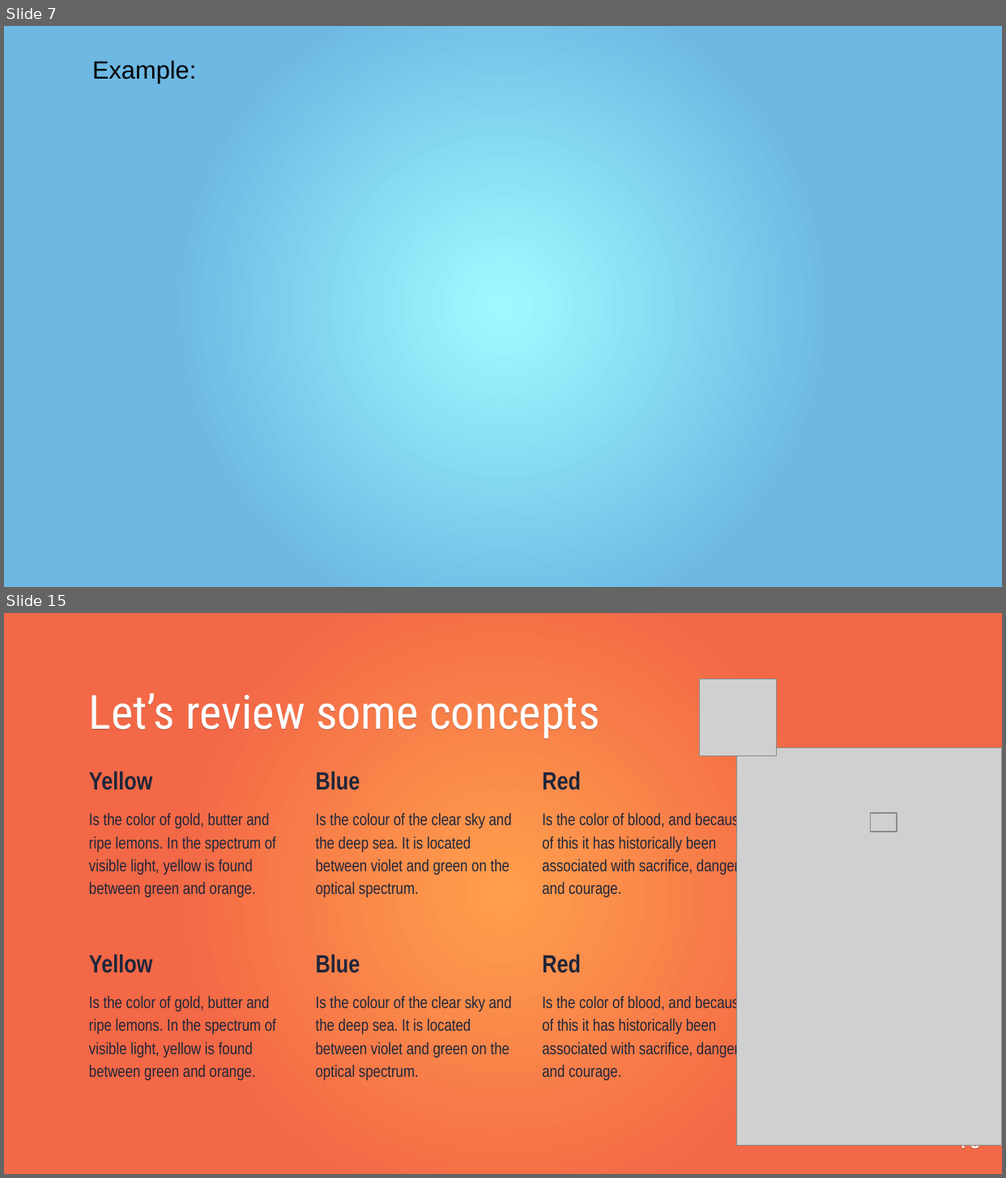
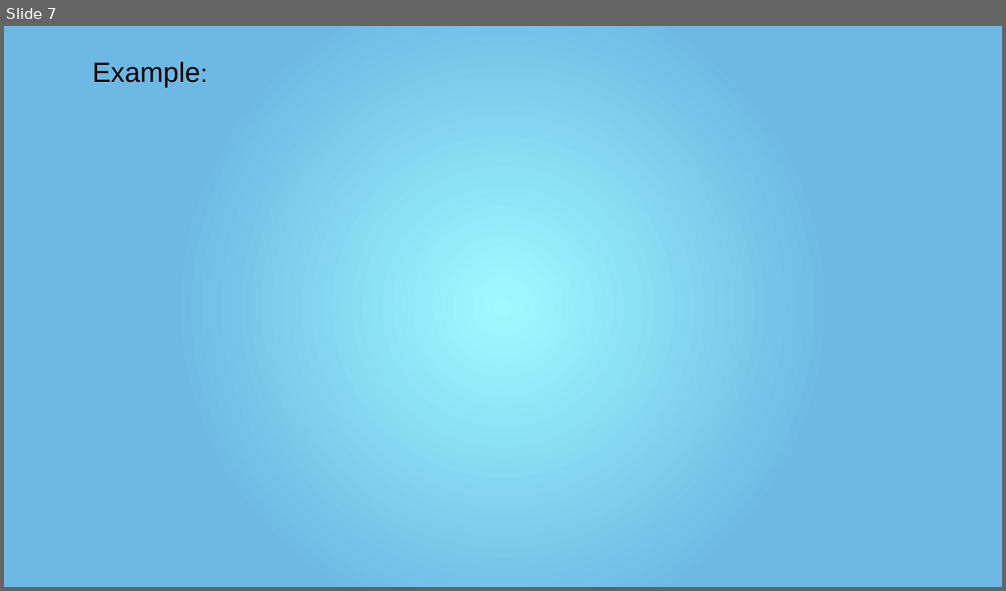
Before and after one commit to mr-speedster/seminar-presentation, a slide deck: Presentation.pptx. Shown one above the other, each under a label of ours: slides 7 and 15 before the commit, slide 7 after it; the slides between them are not shown. The pictures are 1006x1178 and 1006x591 pixels, drawn with LibreOffice and Linux fonts; fonts in the diff are those of the drawing; grey boxes stand for pictures. Boxes give left, top, right and bottom in pixels: in the first picture for what was removed or moved away, otherwise in the second. Text is boxed around its words. In the diff, an @@ line names an element or a change of style, - is before the commit and + after.

```diff
--- a/Presentation.pptx
+++ b/Presentation.pptx
@@ slide 15 removed at bbox=[4, 613, 1002, 1174], background gradient #FF9F4D to #F36846 @@
@@ picture removed at bbox=[700, 679, 777, 756] @@
@@ text removed at bbox=[89, 693, 599, 739] @@
-Let’s review some concepts
@@ picture removed at bbox=[736, 747, 1002, 1146] @@
@@ text removed at bbox=[89, 771, 276, 898] @@
-Yellow
-Is the color of gold, butter and ripe lemons. In the spectrum of visible light, yellow is found between green and orange.
@@ text removed at bbox=[316, 771, 512, 898] @@
-Blue
-Is the colour of the clear sky and the deep sea. It is located between violet and green on the optical spectrum.
@@ text removed at bbox=[542, 771, 747, 898] @@
-Red
-Is the color of blood, and because of this it has historically been associated with sacrifice, danger and courage.
@@ picture removed at bbox=[870, 814, 896, 833] @@
@@ text removed at bbox=[89, 954, 276, 1081] @@
-Yellow
-Is the color of gold, butter and ripe lemons. In the spectrum of visible light, yellow is found between green and orange.
@@ text removed at bbox=[316, 954, 512, 1081] @@
-Blue
-Is the colour of the clear sky and the deep sea. It is located between violet and green on the optical spectrum.
@@ text removed at bbox=[542, 954, 747, 1081] @@
-Red
-Is the color of blood, and because of this it has historically been associated with sacrifice, danger and courage.
@@ page number removed at bbox=[957, 1145, 981, 1157] @@
-15
@@ slide 7 changed as well @@
@@ text "Example:" at bbox=[92, 62, 200, 87]: size 18 to 20 pt in "Example:" @@
```
Also in this commit, not shown: 5 other slides changed, 7 slides added, 12 other slides removed, 2 other files.
